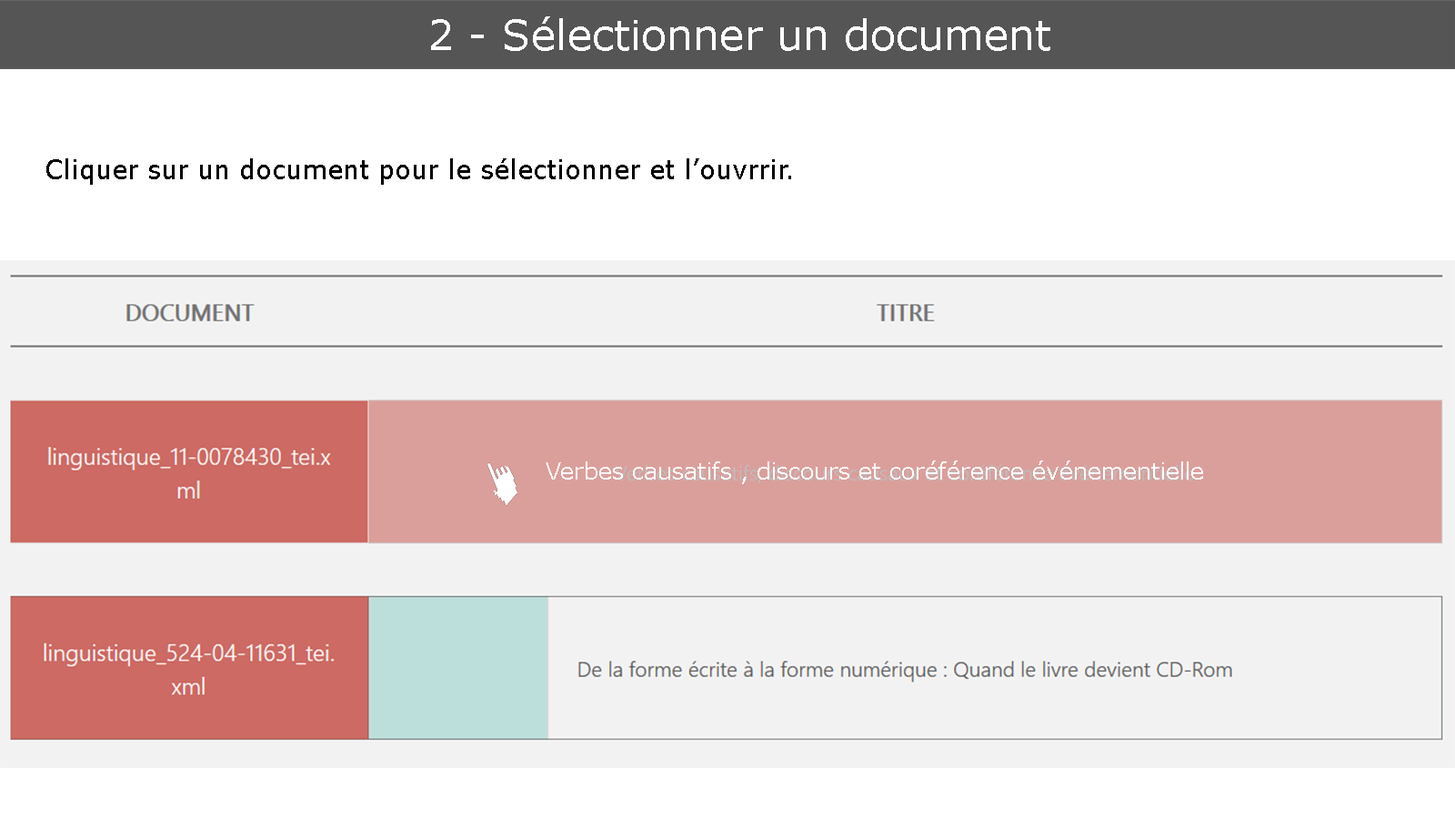
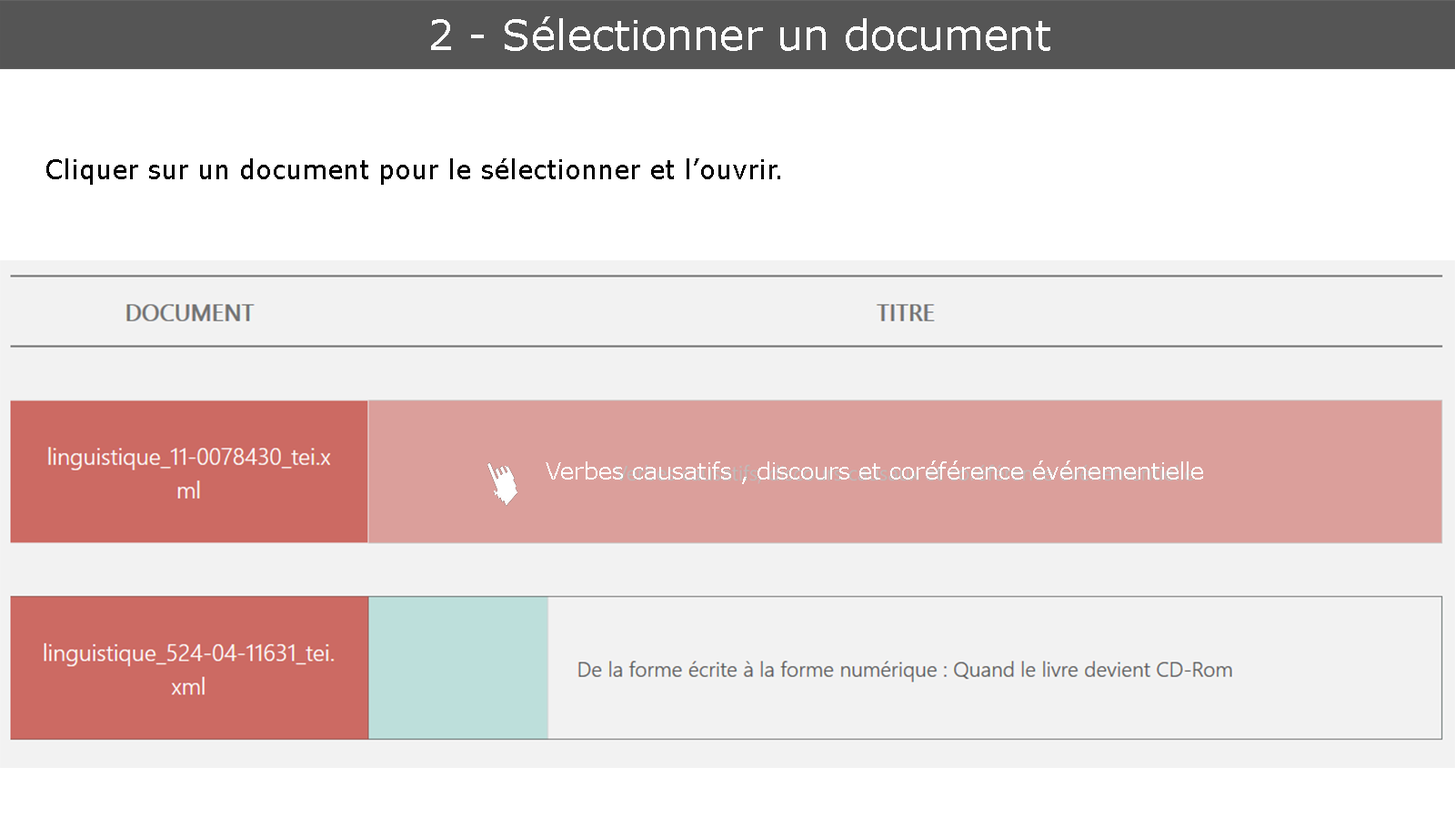
Two versions of the same layered image (1455 x 819). Layer-by-layer changes:
renamed "Cliquer sur un document pour le sélectionner et l’ouvrrir." to "Cliquer sur un document pour le sélectionner et l’ouvrir.", painted on it over [761, 159, 792, 180]
